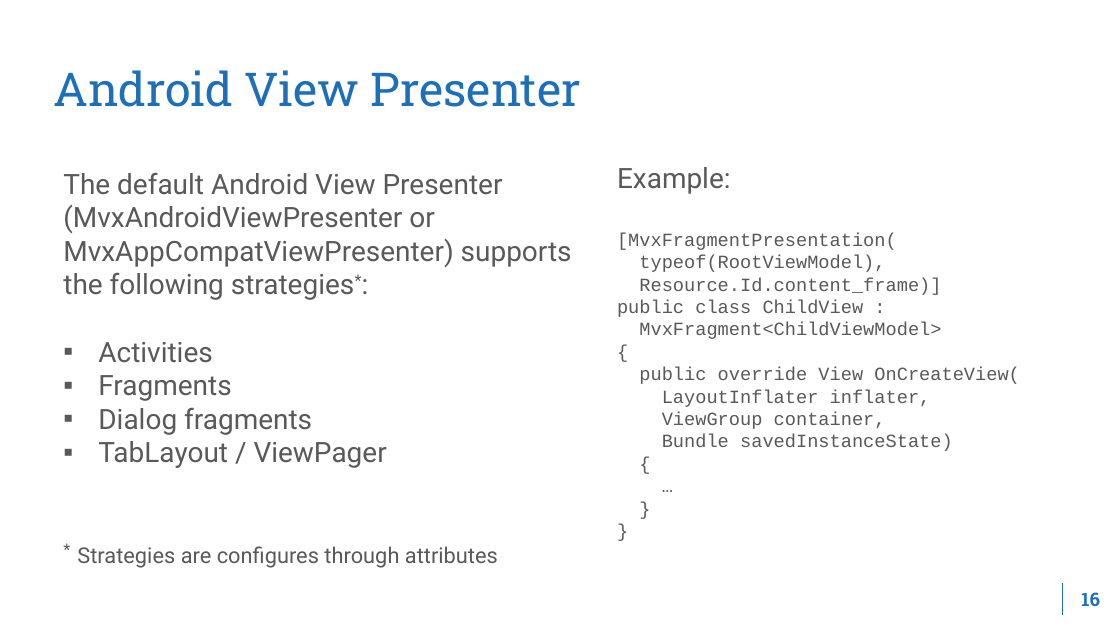
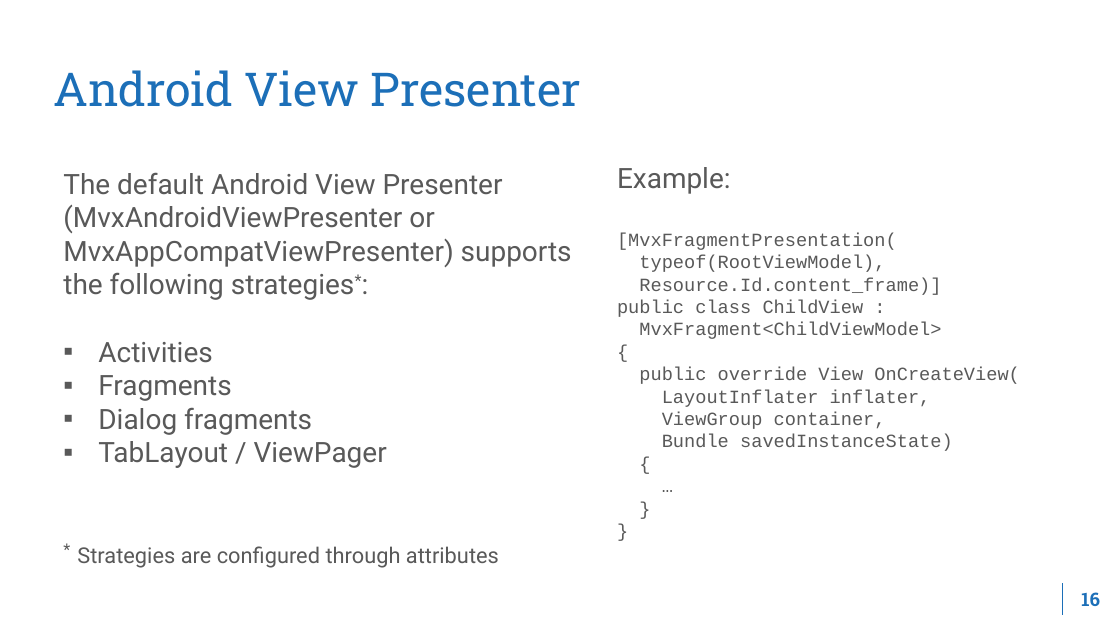
Before and after one commit to Xablu/TechDays2017, a slide deck: slide 16 of Building Native Designed App with Xamarin and MvvmCross.pptx. Drawn at 1120x630 pixels with LibreOffice and Linux fonts; fonts in the diff are those of the drawing; background and template pictures are left out. Boxes give left, top, right and bottom in pixels: in the first picture for what was removed or moved away, otherwise in the second. Text is boxed around its words. In the diff, an @@ line names an element or a change of style, - is before the commit and + after.

Commit message:
Fixed some spelling mistakes in the presentation

```diff
--- a/Building Native Designed App with Xamarin and MvvmCross.pptx
+++ b/Building Native Designed App with Xamarin and MvvmCross.pptx
@@ text at [77, 546, 499, 568]: text changed @@
-* Strategies are configures through attributes
+* Strategies are configured through attributes
```
Also in this commit, not shown: 4 other slides changed.
